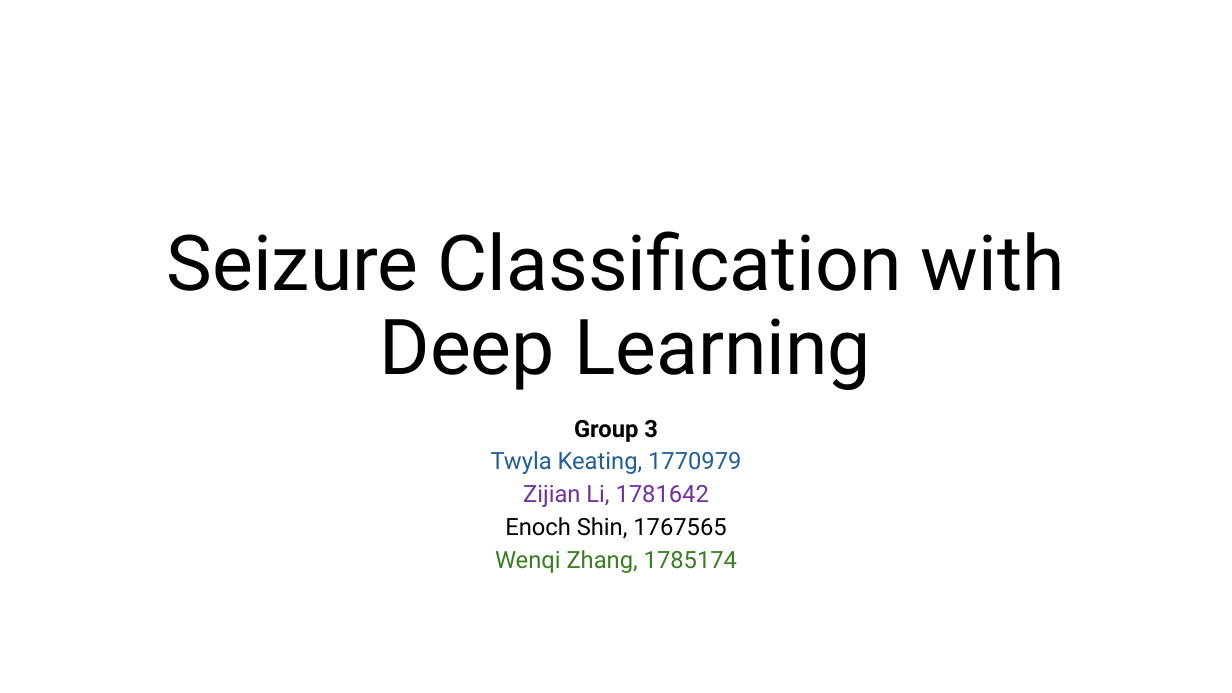
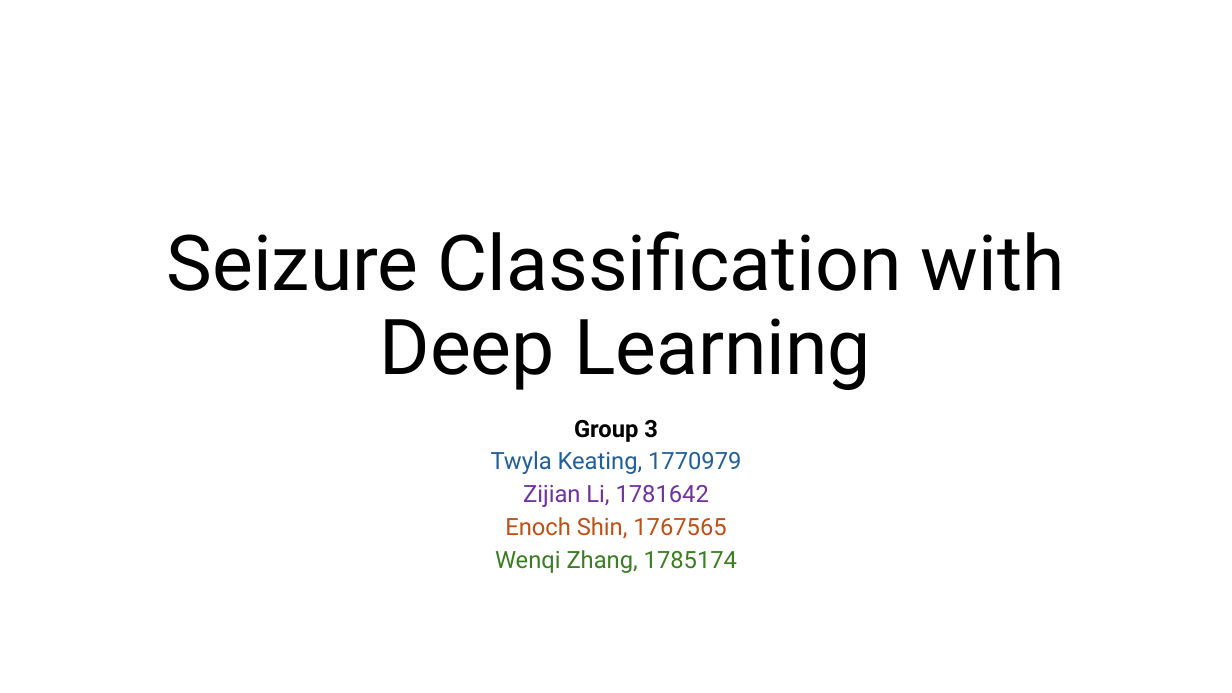
Before and after one commit to eshin21/EpilepsyDeepLearning, a slide deck: slide 1 of Group 3 Seizures Deep Learning Presentation.pptx. Drawn at 1232x693 pixels with LibreOffice and Linux fonts; fonts in the diff are those of the drawing. Boxes give left, top, right and bottom in pixels: in the first picture for what was removed or moved away, otherwise in the second. Text is boxed around its words. In the diff, an @@ line names an element or a change of style, - is before the commit and + after.

```diff
--- a/Group 3 Seizures Deep Learning Presentation.pptx
+++ b/Group 3 Seizures Deep Learning Presentation.pptx
@@ subtitle at <box>505,517,726,538</box>: text colour #000000 to #C04F15 in "Enoch Shin, 1767565" @@
```
Also in this commit, not shown: 7 other slides changed, 4 slides added, 2 slides removed, 5 other files.
